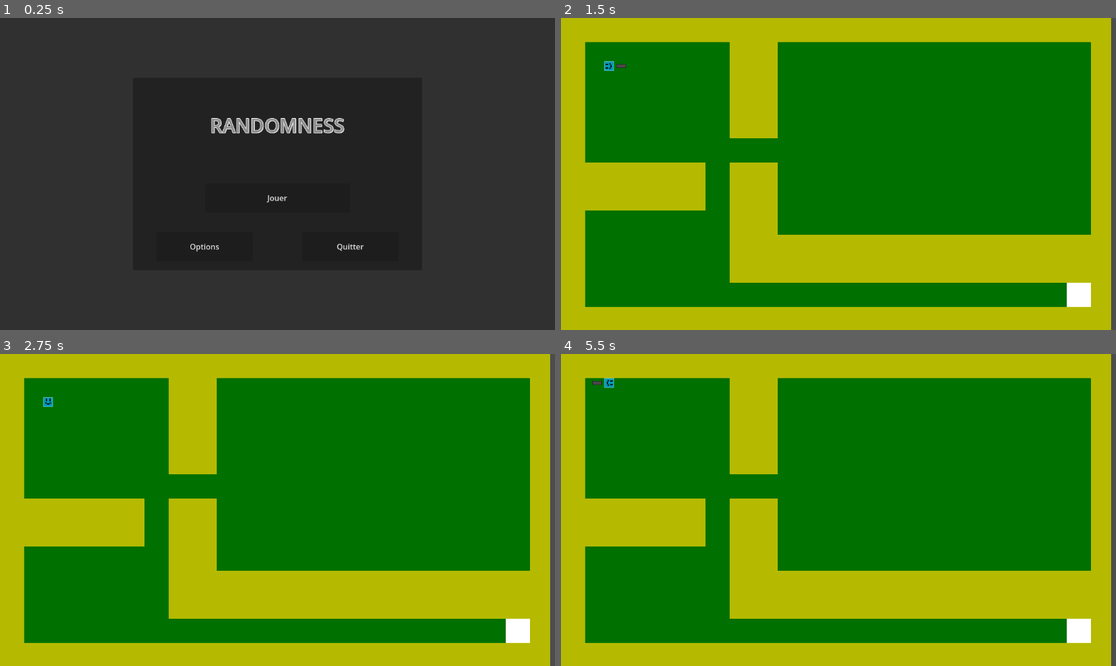
Above: before the commit, frames 1-4 (two rows, left to right).
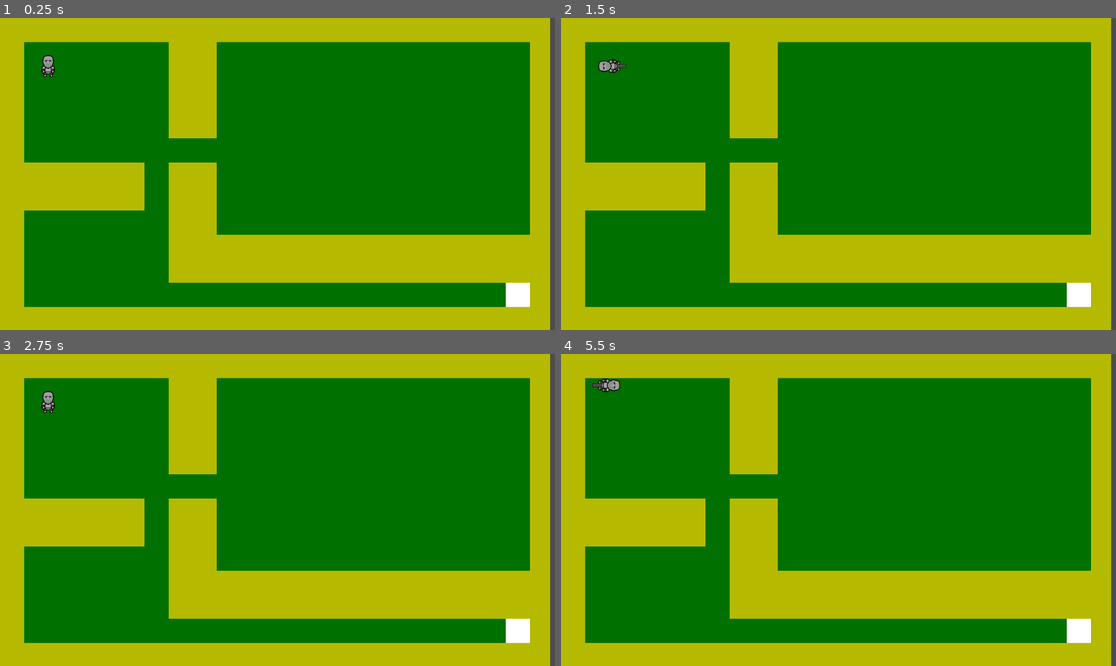
Above: after the commit, the same moments.

Repository: loquils/TheRandomness
Game: Godot game, scene res://Scenes/MainScene.tscn
The game is run twice, just before and just after one commit, with the same random seed, the same clock (stepped at 60 frames per second) and the same inputs.
Inputs (mouse positions are in pixels of both pictures, inside the frame that each line leads up to):
- Up to frame 1 (0.25 s): no input
- Up to frame 2 (1.5 s): click (838, 198) at 0.5 s, where only the run before the commit has a clickable "Jouer"; tap Enter at 1.25 s; hold Right (attackRight) from 1.28 s (still down); hold Up (attack) from 1.28 s (still down)
- Up to frame 3 (2.75 s): tap Space at 2 s; release Right (attackRight) at 2.03 s; release Up (attack) at 2.03 s; hold Down (attackDown) from 2.03 s (still down); tap Up (attack) at 2.1 s
- Up to frame 4 (5.5 s): tap Enter at 2.75, 4.25 s; release Down (attackDown) at 2.78 s; hold Right (attackRight) 2.78-3.53 s; hold Up (attack) 2.78-3.53 s; tap Space at 3.5, 5 s; hold Z (up) 3.53-4.28 s; tap Up (attack) at 3.6, 5.1 s; hold Up (attack) 4.28-5.03 s; hold Left (attackLeft) from 4.28 s (still down)

The runs differ from the first frame. In frame 1, 100% of the frame differs, in the area x 0-100%, y 0-100%; in frame 2, 0.1%; in frame 3, 0.1%; in frame 4, 0.2%.

Commit message:
Modification sprite joueur
Modification du sprite joueur à celui du chevalier

Diff:
--- a/Scenes/MainScene.tscn
+++ b/Scenes/MainScene.tscn
@@ -24,7 +24,7 @@
 handle_input_locally = false
 size = Vector2i(1142, 648)
 size_2d_override_stretch = true
-render_target_update_mode = 0
+render_target_update_mode = 4
 
 [node name="Level" parent="SubViewportC/SubViewport" instance=ExtResource("1_0lyvi")]
 
--- a/Scenes/Player/PlayerScene.tscn
+++ b/Scenes/Player/PlayerScene.tscn
@@ -1,10 +1,11 @@
 [gd_scene load_steps=7 format=3 uid="uid://de7r8kp3bfjnc"]
 
 [ext_resource type="Script" path="res://Script/Player/PlayerScene.gd" id="1_43umx"]
-[ext_resource type="Texture2D" uid="uid://cv5h2xqbdwk4l" path="res://Design/Player.png" id="1_v5yjg"]
+[ext_resource type="Texture2D" uid="uid://dvoeoi1rgomln" path="res://Design/Still_Front_Knight1.png" id="2_g7rll"]
 [ext_resource type="PackedScene" uid="uid://wey15eieg12s" path="res://Scenes/Player/Epee.tscn" id="3_oj5rv"]
 
 [sub_resource type="RectangleShape2D" id="RectangleShape2D_uw4pm"]
+size = Vector2(30, 48)
 
 [sub_resource type="Animation" id="Animation_j4id3"]
 resource_name = "WeaponDownAnimation"
@@ -52,12 +53,11 @@
 }
 
 [node name="CharacterBody2D" type="CharacterBody2D"]
-position = Vector2(10, 10)
 script = ExtResource("1_43umx")
 
 [node name="Sprite2D" type="Sprite2D" parent="."]
-scale = Vector2(0.25, 0.25)
-texture = ExtResource("1_v5yjg")
+scale = Vector2(0.75, 0.75)
+texture = ExtResource("2_g7rll")
 
 [node name="CollisionShape2D" type="CollisionShape2D" parent="."]
 shape = SubResource("RectangleShape2D_uw4pm")
Not shown, added: Design/Still_Front_Knight1.png.import
Not shown, added: Design/Still_Right_Knight2.png.import
Not shown: 1 places in Scenes/MainScene.tscn that only renumber resources
